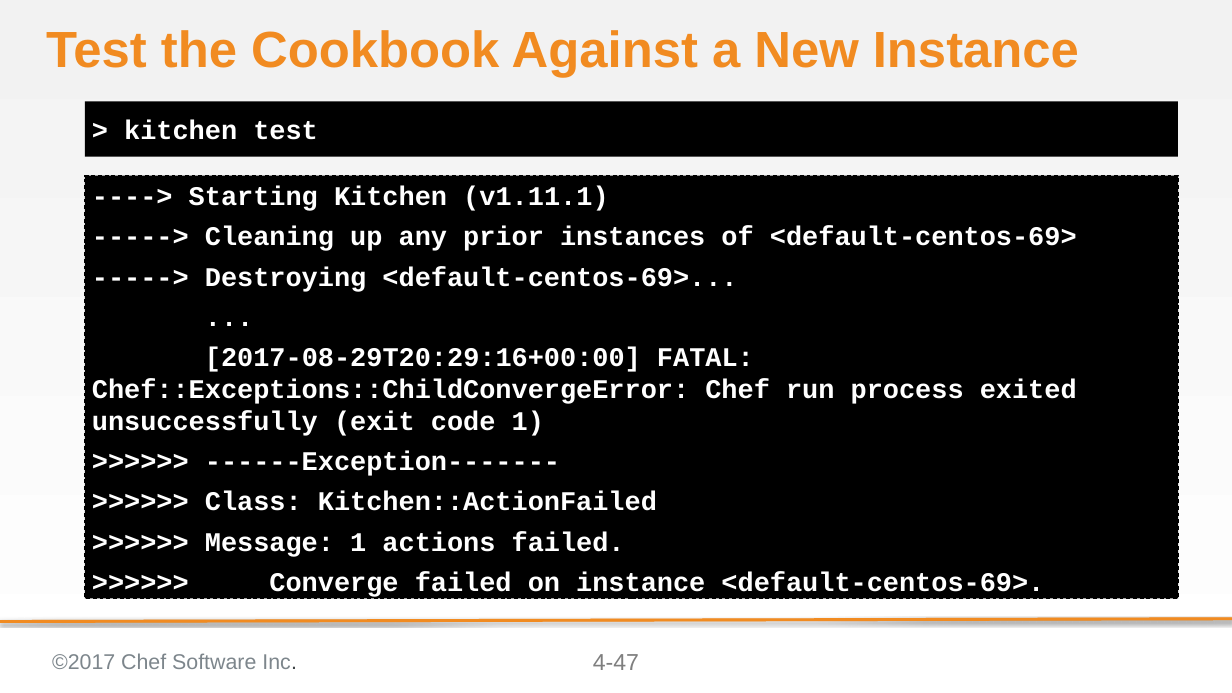
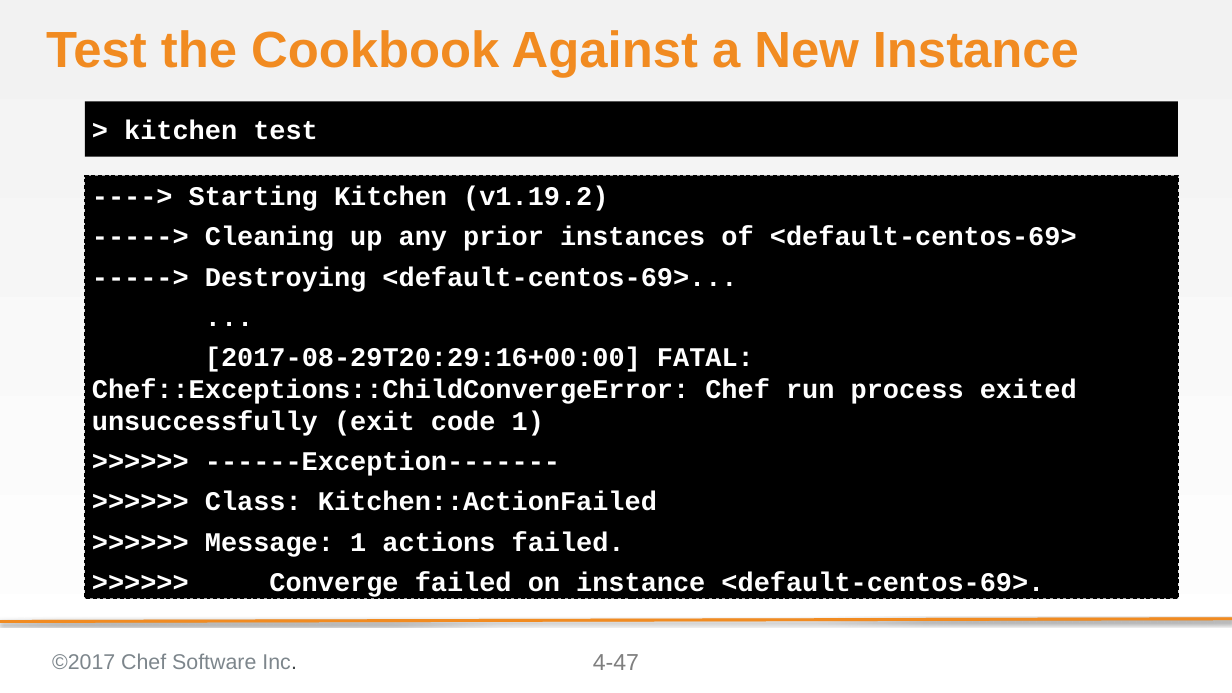
Before and after one commit to ericheiser/chef-intermediate, a slide deck: slide 47 of 04-refactoring_cookbooks_with_tests.pptx. Drawn at 1232x693 pixels with LibreOffice and Linux fonts; fonts in the diff are those of the drawing; background and template pictures are left out. Boxes give left, top, right and bottom in pixels: in the first picture for what was removed or moved away, otherwise in the second. Text is boxed around its words. In the diff, an @@ line names an element or a change of style, - is before the commit and + after.

```diff
--- a/04-refactoring_cookbooks_with_tests.pptx
+++ b/04-refactoring_cookbooks_with_tests.pptx
@@ text at [189,187,608,211]: text changed @@
-----> Starting Kitchen (v1.11.1)
+----> Starting Kitchen (v1.19.2)
```
Also in this commit, not shown: 1 other file.
